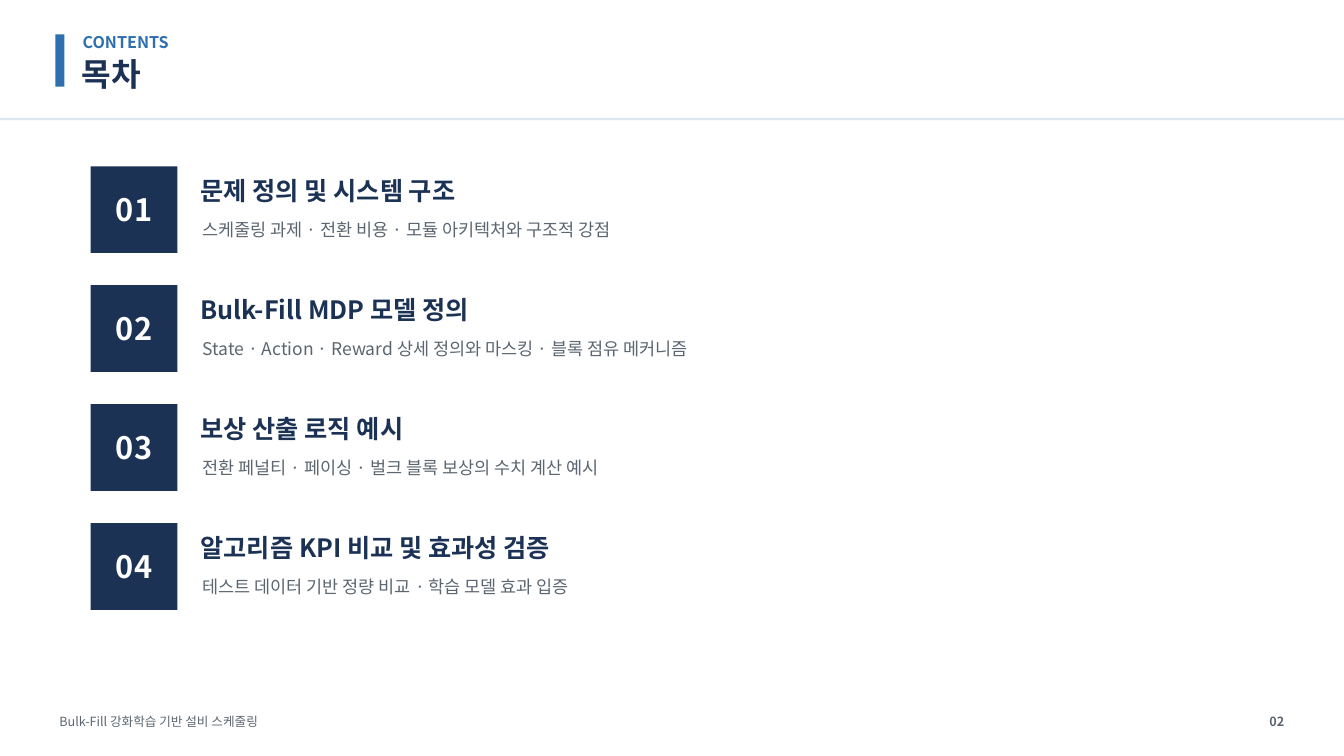
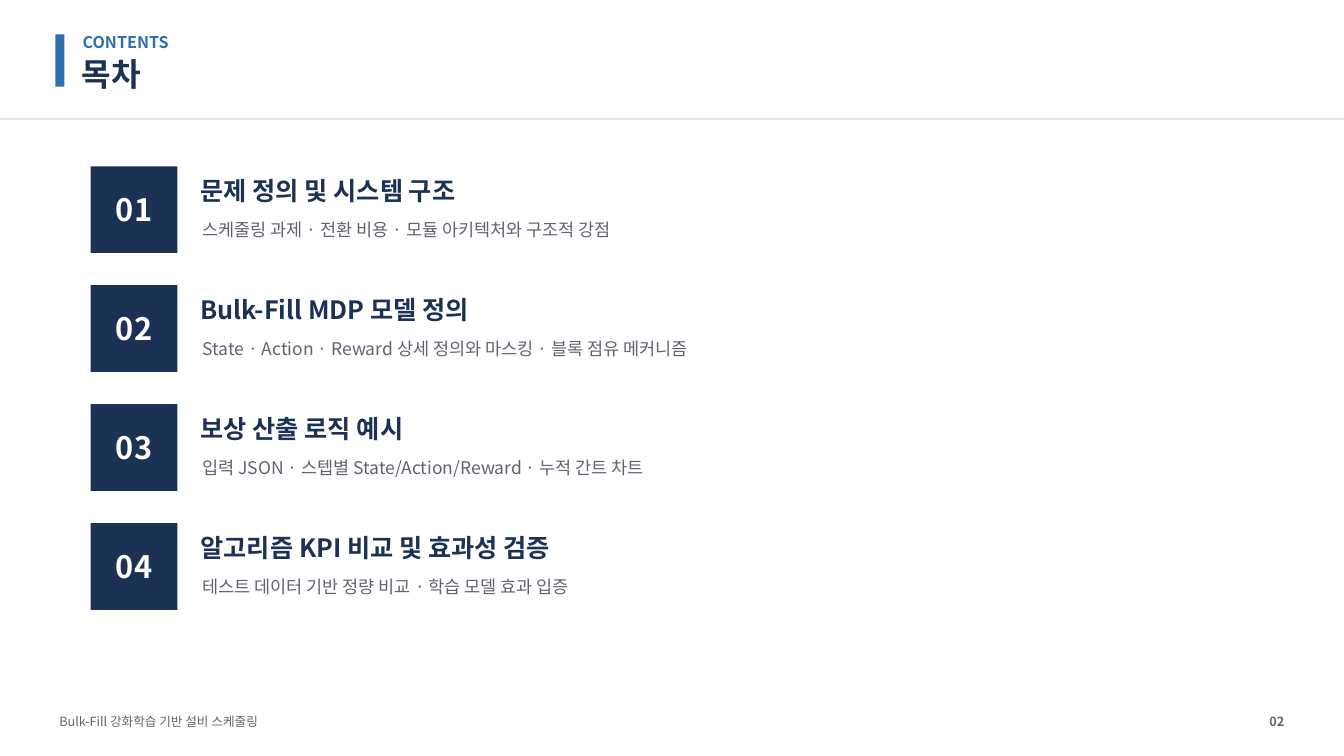
Before and after one commit to relighting123/pjt_scheduling, a slide deck: slide 2 of docs/BulkFill_스케줄링_발표자료.pptx. Drawn at 1344x756 pixels with LibreOffice and Linux fonts; fonts in the diff are those of the drawing. Boxes give left, top, right and bottom in pixels: in the first picture for what was removed or moved away, otherwise in the second. Text is boxed around its words. In the diff, an @@ line names an element or a change of style, - is before the commit and + after.

```diff
--- a/docs/BulkFill_스케줄링_발표자료.pptx
+++ b/docs/BulkFill_스케줄링_발표자료.pptx
@@ text at [203, 459, 644, 477]: text changed @@
-전환 페널티 · 페이싱 · 벌크 블록 보상의 수치 계산 예시
+입력 JSON · 스텝별 State/Action/Reward · 누적 간트 차트
```
Also in this commit, not shown: 11 other slides changed, 8 slides added, 10 other files.
